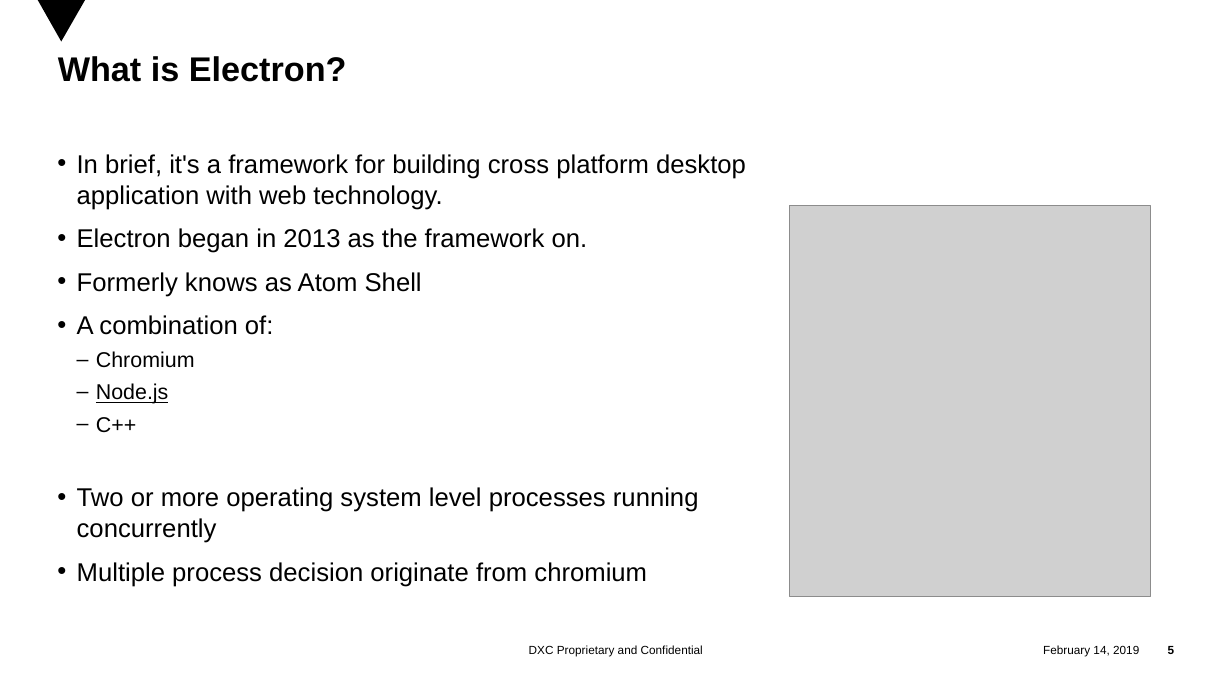
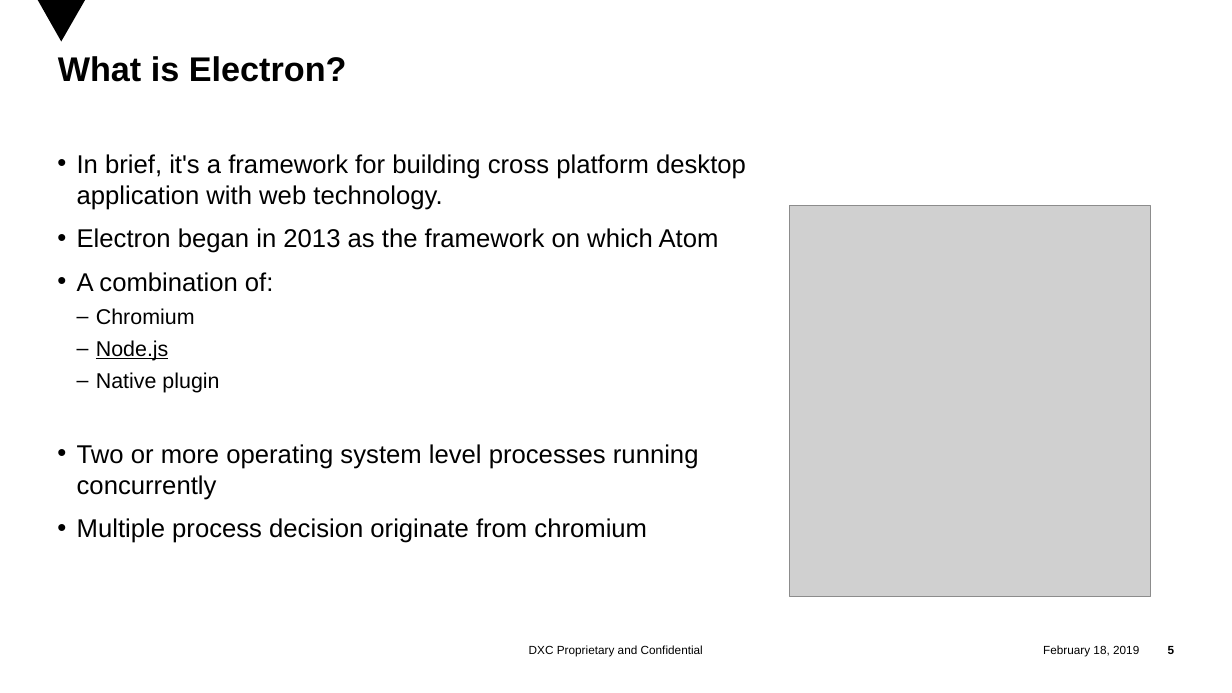
Before and after one commit to trtquan/electron, a slide deck: slide 5 of Electron.pptx. Drawn at 1232x693 pixels with LibreOffice and Linux fonts; fonts in the diff are those of the drawing; grey boxes stand for pictures; background and template pictures are left out. Boxes give left, top, right and bottom in pixels: in the first picture for what was removed or moved away, otherwise in the second. Text is boxed around its words. In the diff, an @@ line names an element or a change of style, - is before the commit and + after.

```diff
--- a/Electron.pptx
+++ b/Electron.pptx
@@ text at (x1=77, y1=228, x2=719, y2=253): text changed @@
-• Electron began in 2013 as the framework on.
-• Formerly knows as Atom Shell
+• Electron began in 2013 as the framework on which Atom
@@ text at (x1=96, y1=372, x2=219, y2=393): text changed @@
-  – C++
+  – Native plugin
@@ text at (x1=1043, y1=645, x2=1139, y2=657): text changed @@
-February 14, 2019
+February 18, 2019
```
Also in this commit, not shown: 16 other slides changed, 2 slides added, 2 slides removed.
